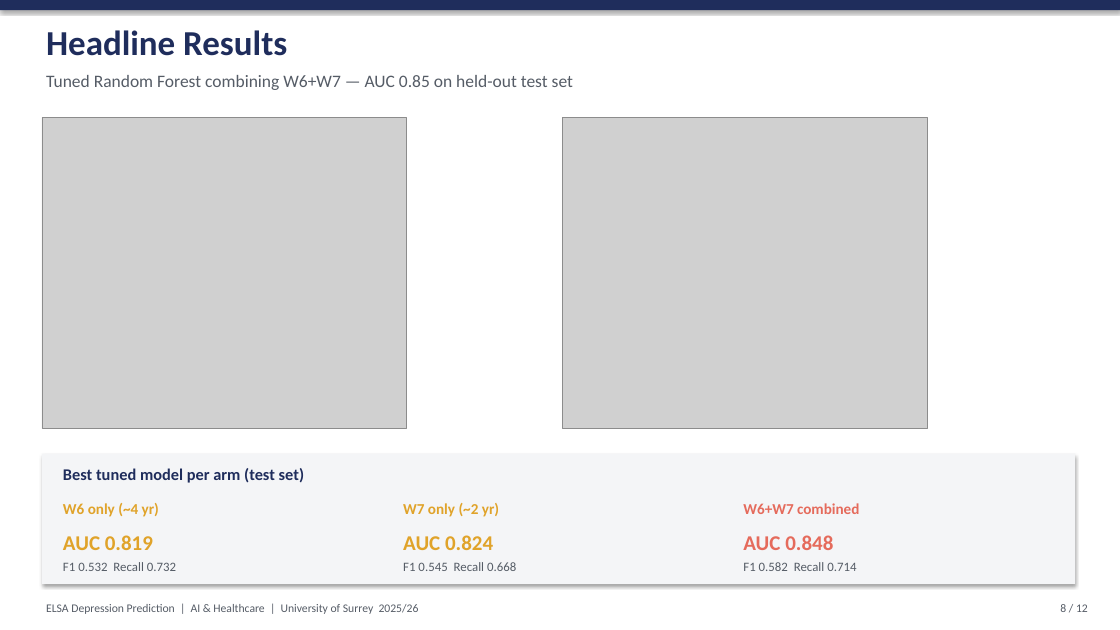
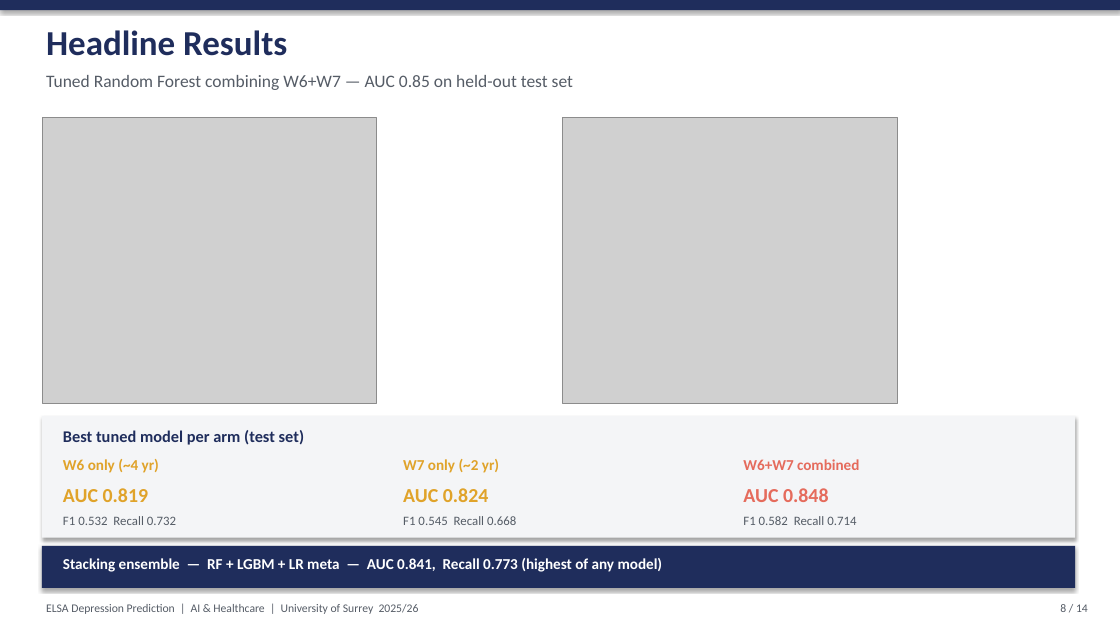
Before and after one commit to CHOC4HOL1C/elsa-depression-prediction, a slide deck: slide 8 of presentation/ELSA_Depression_Prediction.pptx. Drawn at 1120x630 pixels with LibreOffice and Linux fonts; fonts in the diff are those of the drawing; grey boxes stand for pictures. Boxes give left, top, right and bottom in pixels: in the first picture for what was removed or moved away, otherwise in the second. Text is boxed around its words. In the diff, an @@ line names an element or a change of style, - is before the commit and + after.

```diff
--- a/presentation/ELSA_Depression_Prediction.pptx
+++ b/presentation/ELSA_Depression_Prediction.pptx
@@ picture: place and size @@
-picture at box(42, 118, 407, 429)
+picture at box(42, 118, 377, 403)
@@ picture: place and size @@
-picture at box(563, 118, 928, 429)
+picture at box(563, 118, 898, 403)
@@ rectangle: place and size @@
-rectangle at box(42, 454, 1075, 584)
+rectangle at box(42, 416, 1075, 538)
@@ text "Best tuned model per arm ...": place and size @@
-text "Best tuned model per arm ..." at box(63, 468, 304, 483)
+text "Best tuned model per arm ..." at box(63, 430, 304, 445)
@@ size 18 to 17 pt in 3 elements at box(63, 488, 149, 502), box(403, 488, 489, 502), box(743, 488, 829, 502) @@
@@ 9 texts: place and size @@
-9 texts at box(63, 503, 859, 571)
+9 texts at box(63, 459, 859, 525)
@@ rectangle added at box(42, 546, 1075, 588), fill #1F2D5C @@
@@ text added at box(63, 558, 663, 572), 13 pt, text #FFFFFF, bold @@
+Stacking ensemble — RF + LGBM + LR meta — AUC 0.841, Recall 0.773 (highest of any model)
@@ text at box(1060, 604, 1088, 612): text changed @@
-8 / 12
+8 / 14
```
Also in this commit, not shown: 10 other slides changed, 2 slides added, 10 other files.
